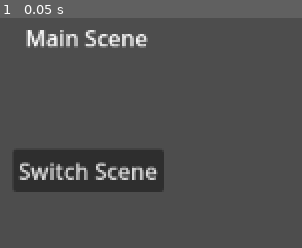
Above: before the commit, frame 1.
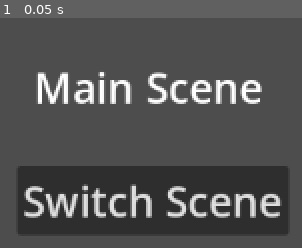
Above: after the commit, the same moment.

Repository: CN-Shopkeeper/godot_demo_collection
Game: Godot game, scene res://0000_0100/0002_background-loading-system/world/world.tscn
The game is run twice, just before and just after one commit, with the same random seed, the same clock (stepped at 60 frames per second) and the same inputs. This scene is started directly instead of the project's main scene.
Inputs:
- Up to frame 1 (0.05 s): no input

The runs differ from the first frame. In frame 1, 31% of the frame differs, in the area x 4-96%, y 5-94%.

Commit message:
add screenshots update 0002 world components font size

Diff:
--- a/0000_0100/0002_background-loading-system/world/world.tscn
+++ b/0000_0100/0002_background-loading-system/world/world.tscn
@@ -6,18 +6,20 @@
 script = ExtResource("1_fwaa7")
 
 [node name="Label" type="Label" parent="."]
-offset_left = 497.0
-offset_top = 160.0
-offset_right = 586.0
-offset_bottom = 183.0
+offset_left = 503.0
+offset_top = 186.0
+offset_right = 669.0
+offset_bottom = 254.0
+theme_override_font_sizes/font_size = 30
 text = "Main Scene"
 
 [node name="Button" type="Button" parent="."]
-offset_left = 488.0
-offset_top = 252.0
-offset_right = 597.0
-offset_bottom = 283.0
+offset_left = 491.0
+offset_top = 264.0
+offset_right = 687.0
+offset_bottom = 314.0
 size_flags_horizontal = 4
+theme_override_font_sizes/font_size = 30
 text = "Switch Scene"
 
 [connection signal="pressed" from="Button" to="." method="_on_button_pressed"]
Binary file added: screenshots/0002.gif
Not shown, changed: README.md
Not shown, added: screenshots/0001.gif
Not shown, added: screenshots/results_show-0001_0100.md
